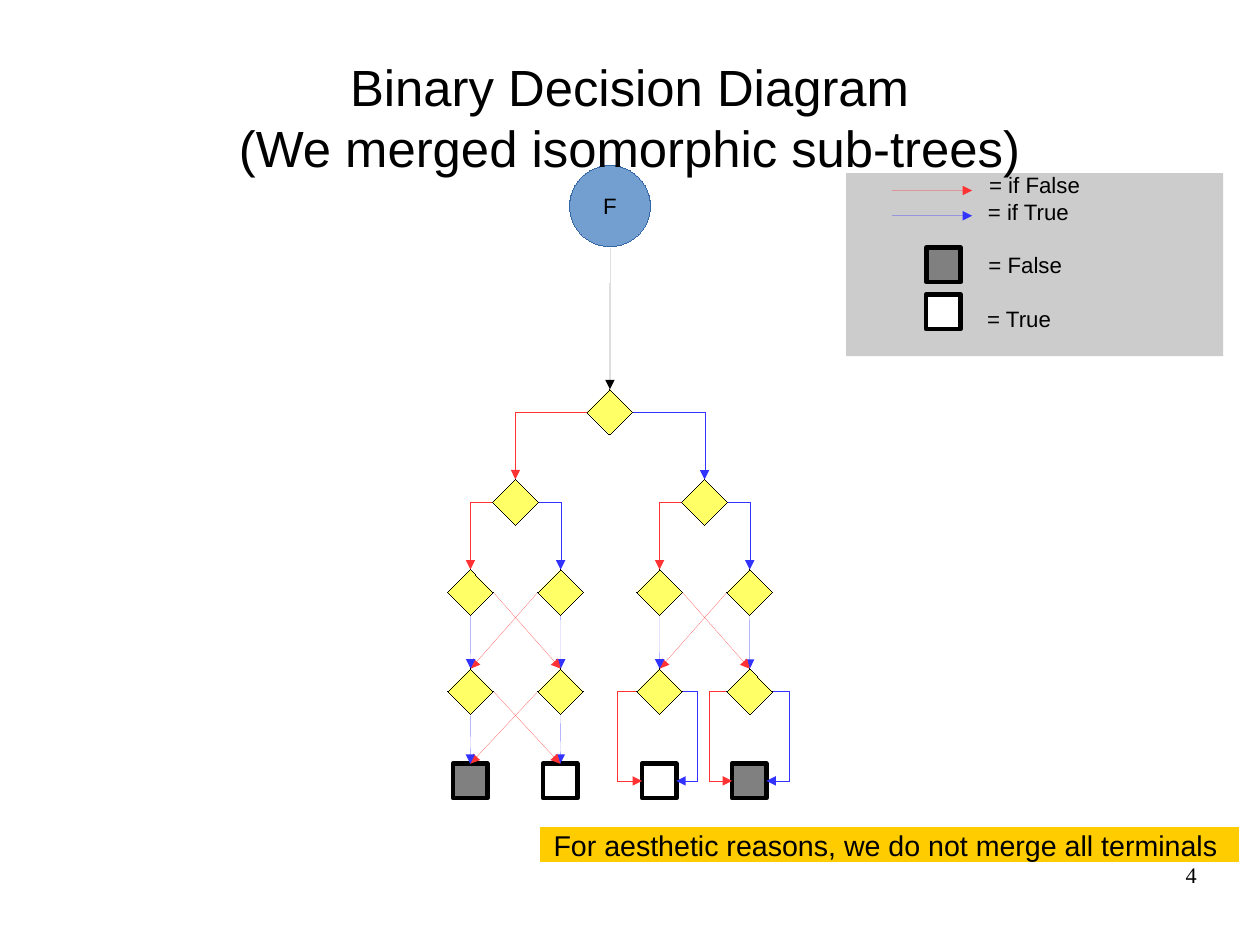
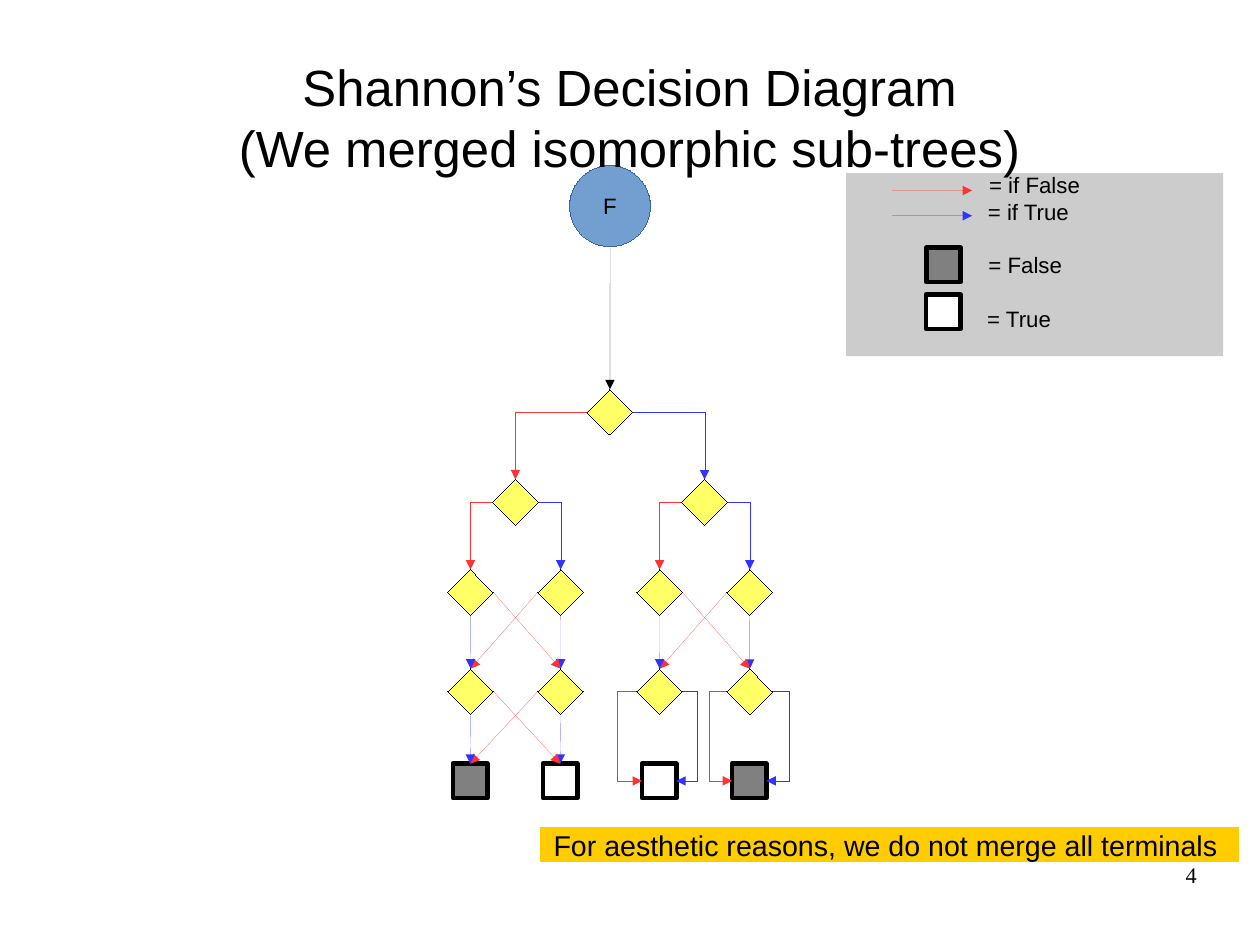
Before and after one commit to FenouilletLucas/DAGaml, a slide deck: slide 4 of doc/2017-06-19-odp/final.odp. Drawn at 1260x946 pixels with LibreOffice and Linux fonts; fonts in the diff are those of the drawing. Boxes give left, top, right and bottom in pixels: in the first picture for what was removed or moved away, otherwise in the second. Text is boxed around its words. In the diff, an @@ line names an element or a change of style, - is before the commit and + after.

```diff
--- a/doc/2017-06-19-odp/final.odp
+++ b/doc/2017-06-19-odp/final.odp
@@ title at [239,69,1020,178]: text changed @@
-Binary Decision Diagram
-(We merged isomorphic sub-trees)
+Shannon’s Decision Diagram
+(We merged isomorphic sub-trees)
```
Also in this commit, not shown: 21 other slides changed, 1 slide added, 6 slides removed, 3 other files.
